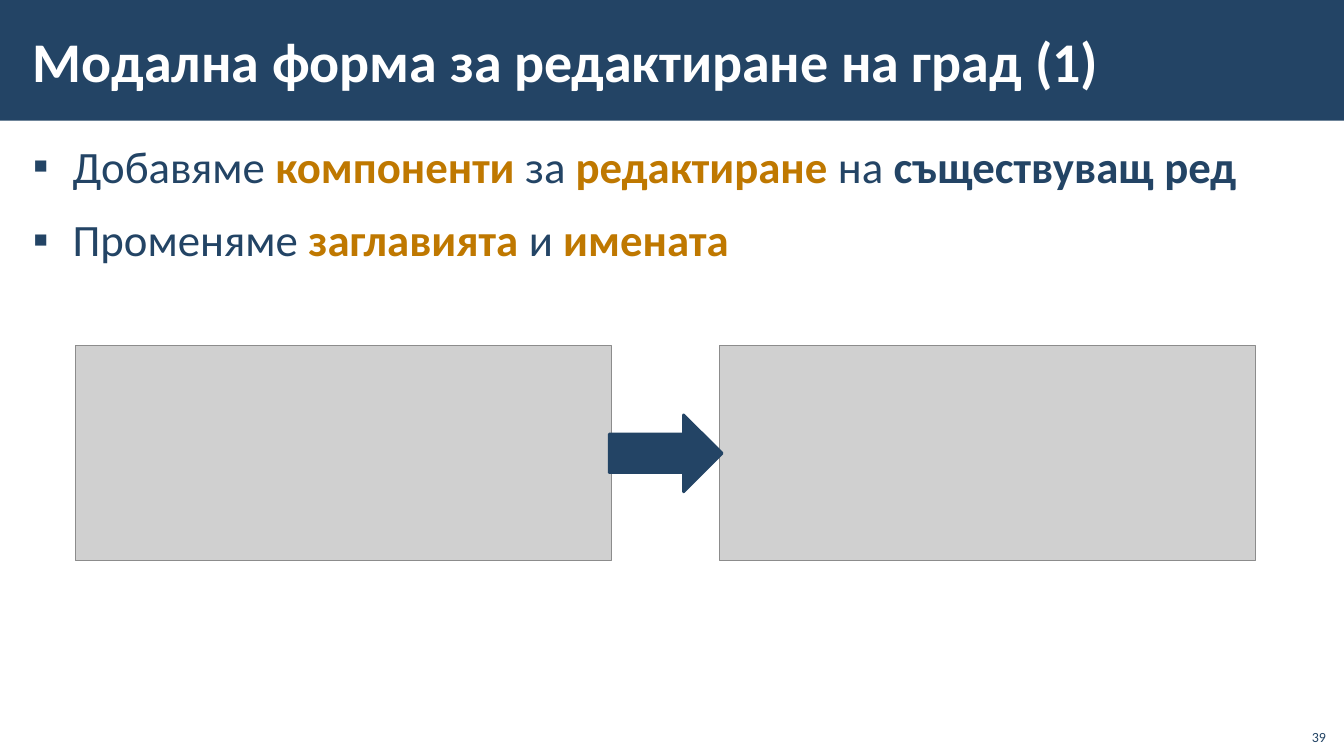
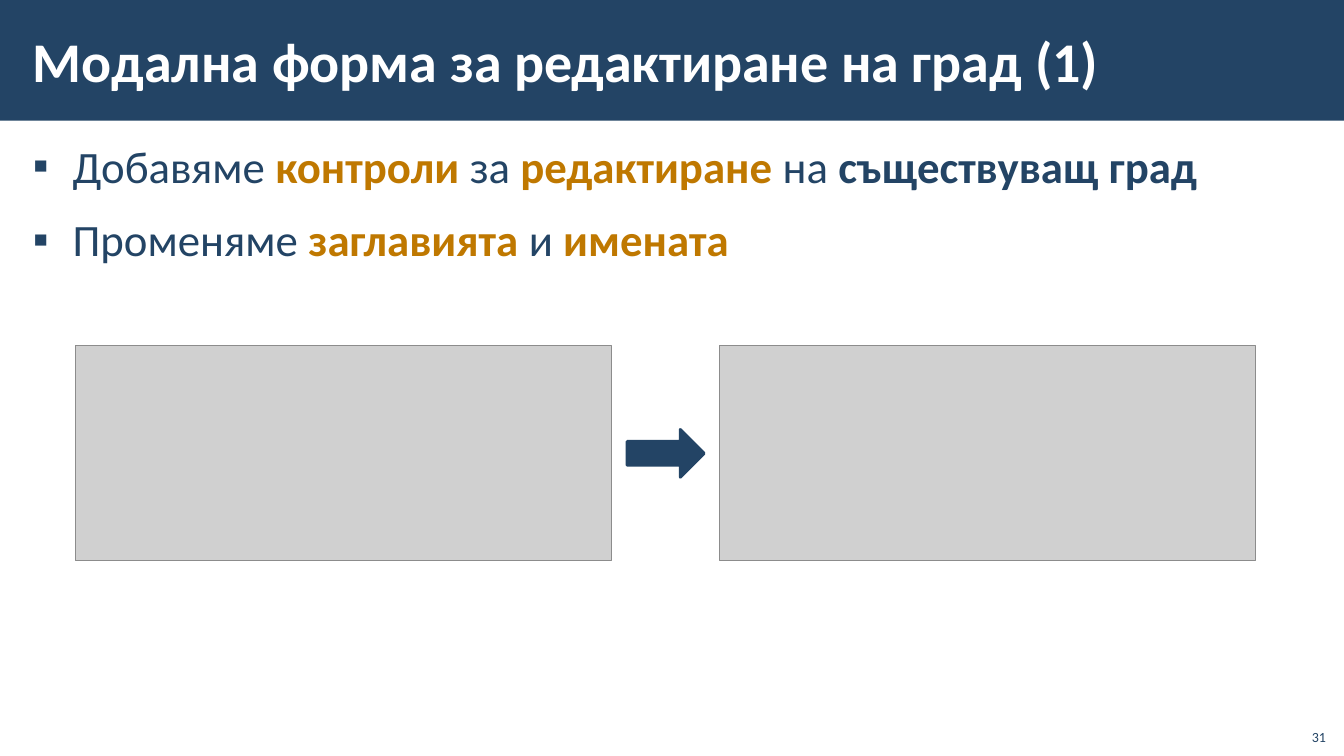
Before and after one commit to BG-IT-Edu/School-Programming, a slide deck: slide 31 of Courses/Software-Sciences/Module-4-Information-Systems-New/06-CRUD-with-EF-and-Windows-Forms/06-CRUD-with-EF-Core-and-Windows-Forms.pptx (slide 39 before the commit). Drawn at 1344x756 pixels with LibreOffice and Linux fonts; fonts in the diff are those of the drawing; grey boxes stand for pictures; background and template pictures are left out. Boxes give left, top, right and bottom in pixels: in the first picture for what was removed or moved away, otherwise in the second. Text is boxed around its words. In the diff, an @@ line names an element or a change of style, - is before the commit and + after.

```diff
--- a/Courses/Software-Sciences/Module-4-Information-Systems-New/06-CRUD-with-EF-and-Windows-Forms/06-CRUD-with-EF-Core-and-Windows-Forms.pptx
+++ b/Courses/Software-Sciences/Module-4-Information-Systems-New/06-CRUD-with-EF-and-Windows-Forms/06-CRUD-with-EF-Core-and-Windows-Forms.pptx
@@ text at [73, 152, 1197, 191]: text changed @@
-▪ Добавяме компоненти за редактиране на съществуващ ред
+▪ Добавяме контроли за редактиране на съществуващ град
@@ right arrow: place and size @@
-right arrow at [609, 415, 722, 492]
+right arrow at [627, 430, 705, 477]
@@ page number at [1312, 733, 1326, 742]: text changed @@
-39
+31
```
Also in this commit, not shown: 26 other slides changed, 1 slide added, 9 slides removed.
